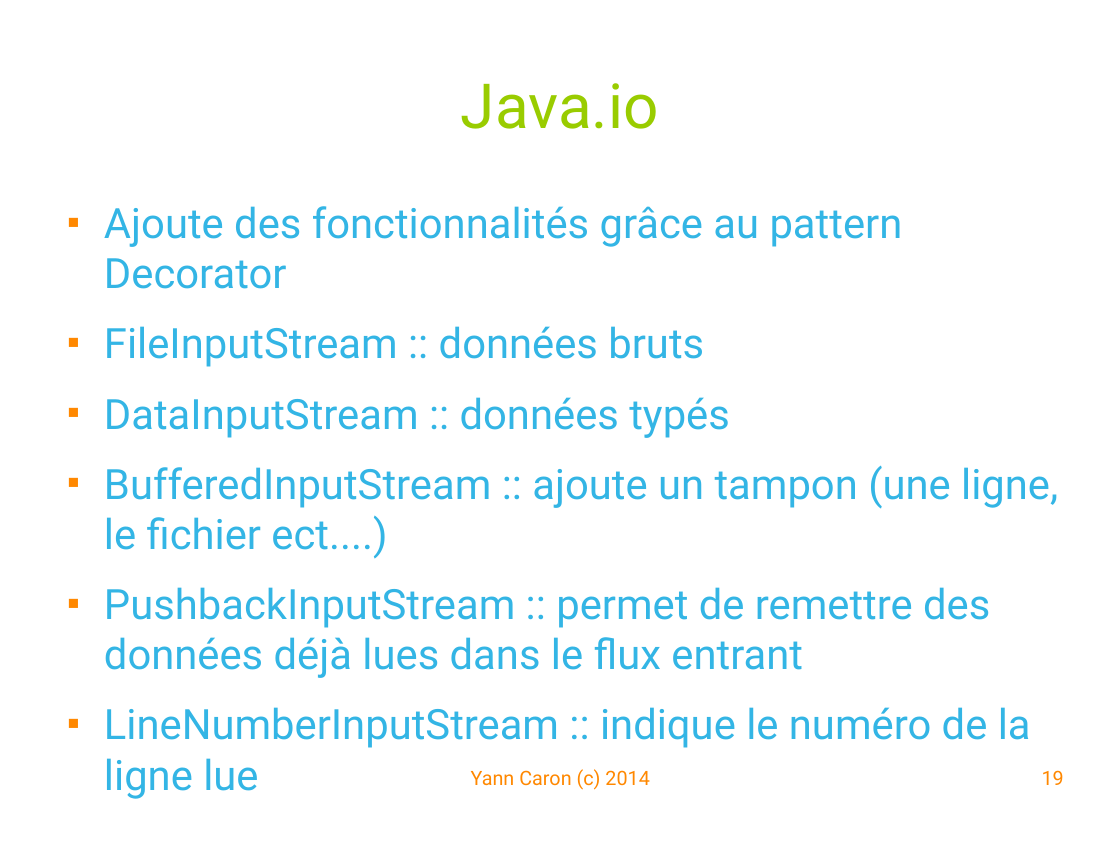
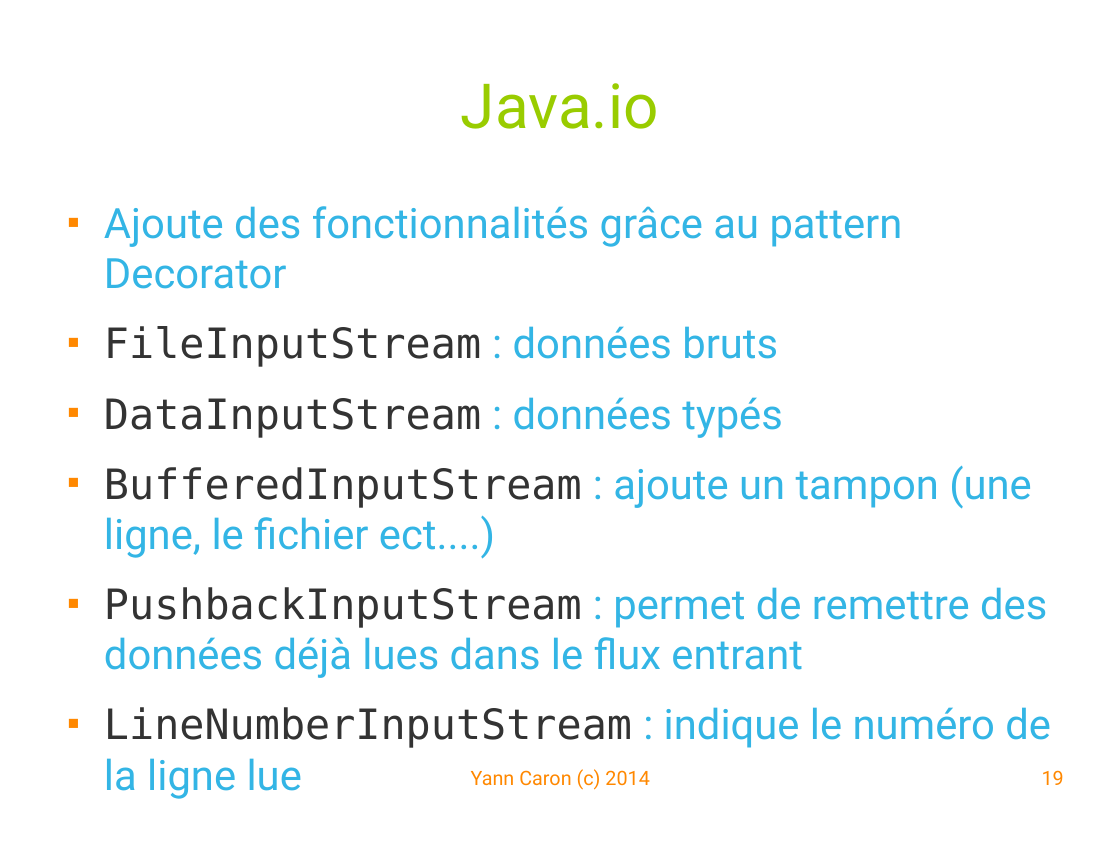
Before and after one commit to YannCaron/Android-ENSG, a slide deck: slide 19 of 09 - WebServices.odp. Drawn at 1120x841 pixels with LibreOffice and Linux fonts; fonts in the diff are those of the drawing; background and template pictures are left out. Boxes give left, top, right and bottom in pixels: in the first picture for what was removed or moved away, otherwise in the second. Text is boxed around its words. In the diff, an @@ line names an element or a change of style, - is before the commit and + after.

```diff
--- a/09 - WebServices.odp
+++ b/09 - WebServices.odp
@@ text at (104, 326, 1051, 799): text changed @@
-■ FileInputStream :: données bruts
-■ DataInputStream :: données typés
-■ BufferedInputStream :: ajoute un tampon (une ligne, le fichier ect....)
-■ PushbackInputStream :: permet de remettre des données déjà lues dans le flux entrant
-■ LineNumberInputStream :: indique le numéro de la ligne lue
+■ FileInputStream : données bruts
+■ DataInputStream : données typés
+■ BufferedInputStream : ajoute un tampon (une ligne, le fichier ect....)
+■ PushbackInputStream : permet de remettre des données déjà lues dans le flux entrant
+■ LineNumberInputStream : indique le numéro de la ligne lue
```
Also in this commit, not shown: 15 other slides changed, 1 slide added, 1 slide removed, 1 other file.
